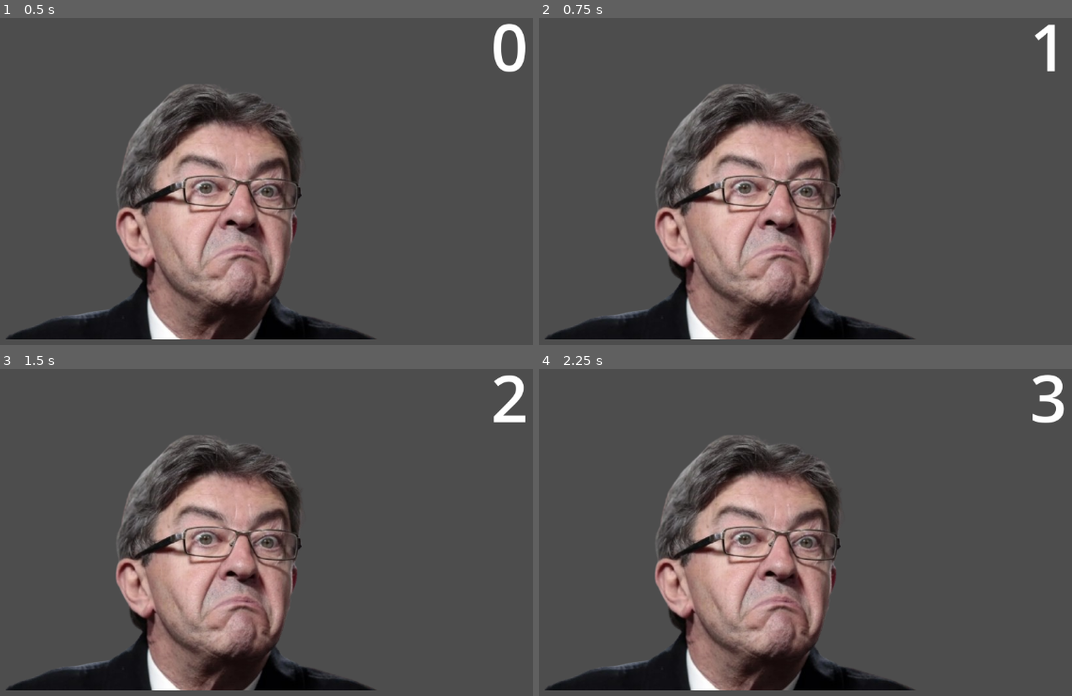
Above: before the commit, frames 1-4 (two rows, left to right).
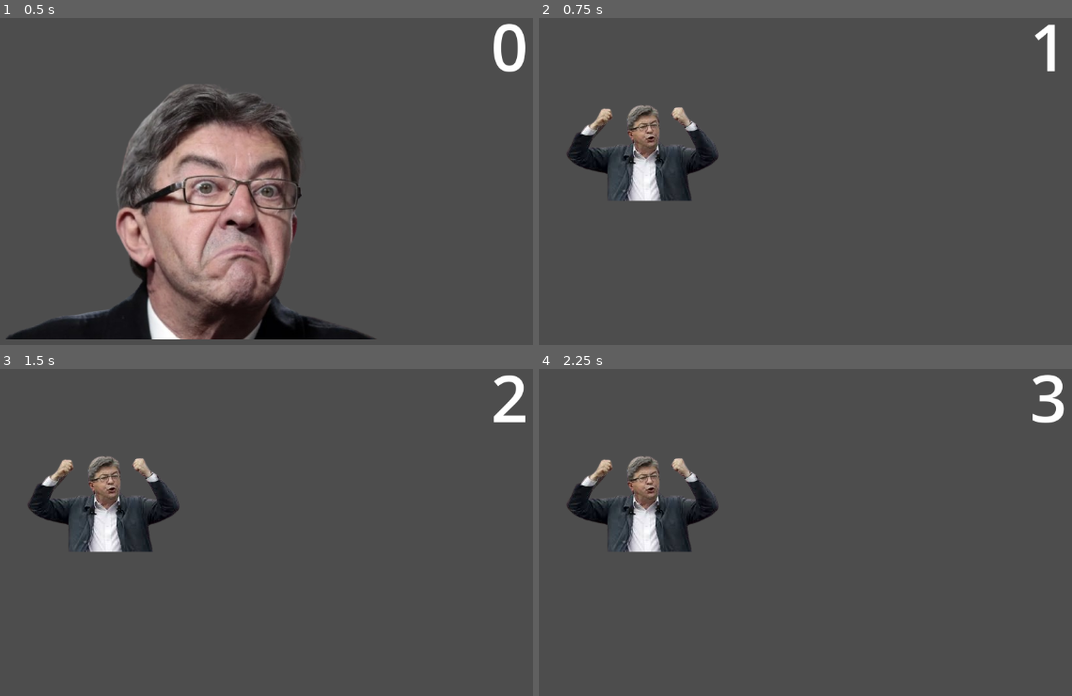
Above: after the commit, the same moments.

Repository: Konoaru384/Meluch-Clicker
Game: Godot game, scene res://node_2d.tscn
Two runs of this game, one before a commit and one after it. Both use one fixed random seed, a clock stepped at 60 frames per second and the inputs below.
Inputs (mouse positions are in pixels of both pictures, inside the frame that each line leads up to):
- Up to frame 1 (0.5 s): no input
- Up to frame 2 (0.75 s): click (816, 230) at 0.5 s
- Up to frame 3 (1.5 s): click (277, 581) at 1.25 s
- Up to frame 4 (2.25 s): click (816, 581) at 2 s

Frame 1 is identical in both runs. In frame 2, 25% of the frame differs, in the area x 1-71%, y 20-99%; in frame 3, 25%; in frame 4, 25%.

Commit message:
Add files via upload

Diff:
--- a/script/label.gd
+++ b/script/label.gd
@@ -1,26 +1,20 @@
 extends Label
-
-
-# Called when the node enters the scene tree for the first time.
-func _ready() -> void:
-	pass # Replace with function body.
-
-
-# Called every frame. 'delta' is the elapsed time since the previous frame.
-func _process(delta: float) -> void:
-	pass
 
 
 
 
 
 func _on_texture_button_pressed() -> void:
-	#jordan pour conectée le bouton avec le label g utilisée les signaux a droite c la fleche vert a cotée dla fonction
-	#evite de lenlevée stp cvar jlavait enlevée par accident c chiant a voirs
-	# Replace with function body.
+	var buttontexture = get_parent().get_node("TextureButton")
 	var Melenchonadd= int(text)+1
 	text = str(Melenchonadd)
-	#la variable text c juste le texte du label enfte
-	#TextureButton.Texture_normal = load("res://Melenchon2.png")
+	print("Melenchon cliquée", Melenchonadd)
 
-	print("Melenchon cliquée", Melenchonadd) # Replace with function body.
+	var chooseMelenchon = ceil(randf_range(0, 2))
+	print (chooseMelenchon)
+	if chooseMelenchon == 1:
+		buttontexture.texture_normal = load("res://texture/melenchon/Melenchonid1.png")
+	elif chooseMelenchon == 2:
+		buttontexture.texture_normal = load("res://texture/melenchon/Melenchonid2.png")
+	else:
+		print("tes con !? ho lis le code idiot")
--- /dev/null
+++ b/script/texture_button.gd
@@ -0,0 +1,14 @@
+extends TextureButton
+
+
+# Called when the node enters the scene tree for the first time.
+func _ready() -> void:
+	pass # Replace with function body.
+#JORDAN ON PEUT CHANGEE LA TEXTURE DES BOUTON DONC AU LIEUX DE METTRE 2000000 BOUTON MELENCHON
+#ON TROUVE JUSTE COMMENT AUTOMATIS2E SON PUTAING DE CHANGEMENT DE TEXTURE
+#APRES ON AURA JUSTE A REFAIRE LA MEME PARTIE DU CODE EN CHANGANT COMBIEN SA RAPPORTE LES CLIQUE ET LIMAGE
+#QUOI
+
+# Called every frame. 'delta' is the elapsed time since the previous frame.
+func _process(delta: float) -> void:
+	pass
Not shown, changed: script/loadingfade.gd.uid
Not shown, added: script/texture_button.gd.uid
Binary file added: texture/melenchon/Melenchonid1.png
Not shown, added: texture/melenchon/Melenchonid1.png.import
Binary file added: texture/melenchon/Melenchonid2.png
Not shown, added: texture/melenchon/Melenchonid2.png.import
